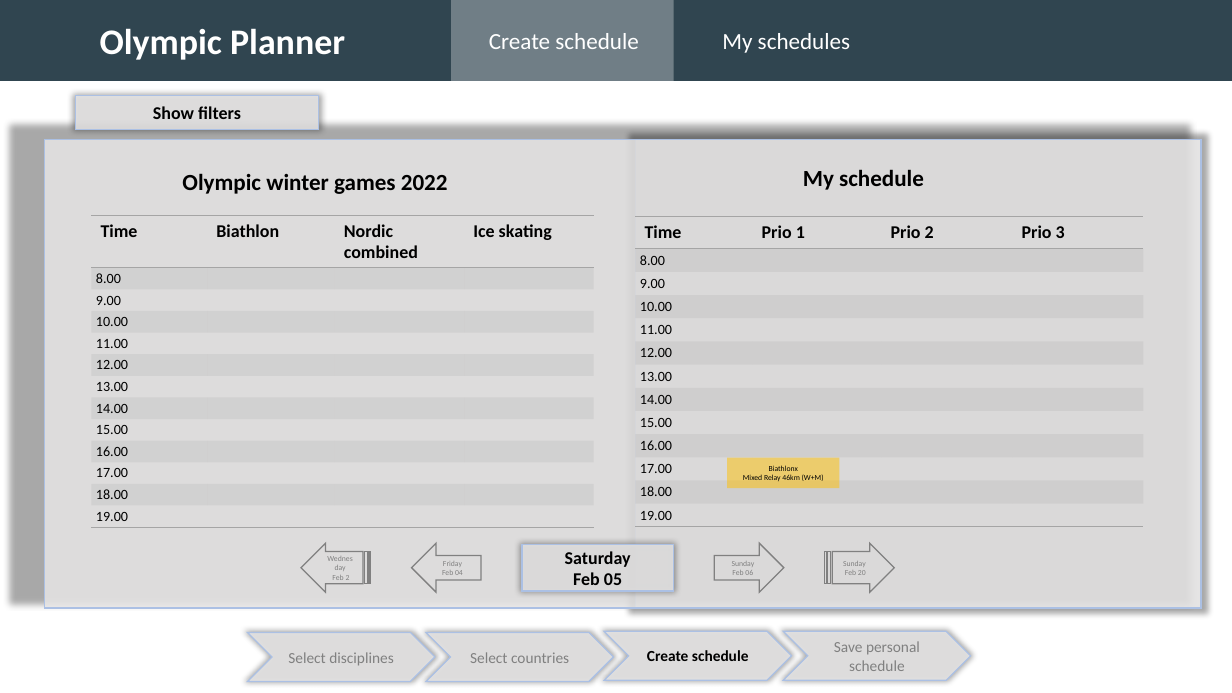
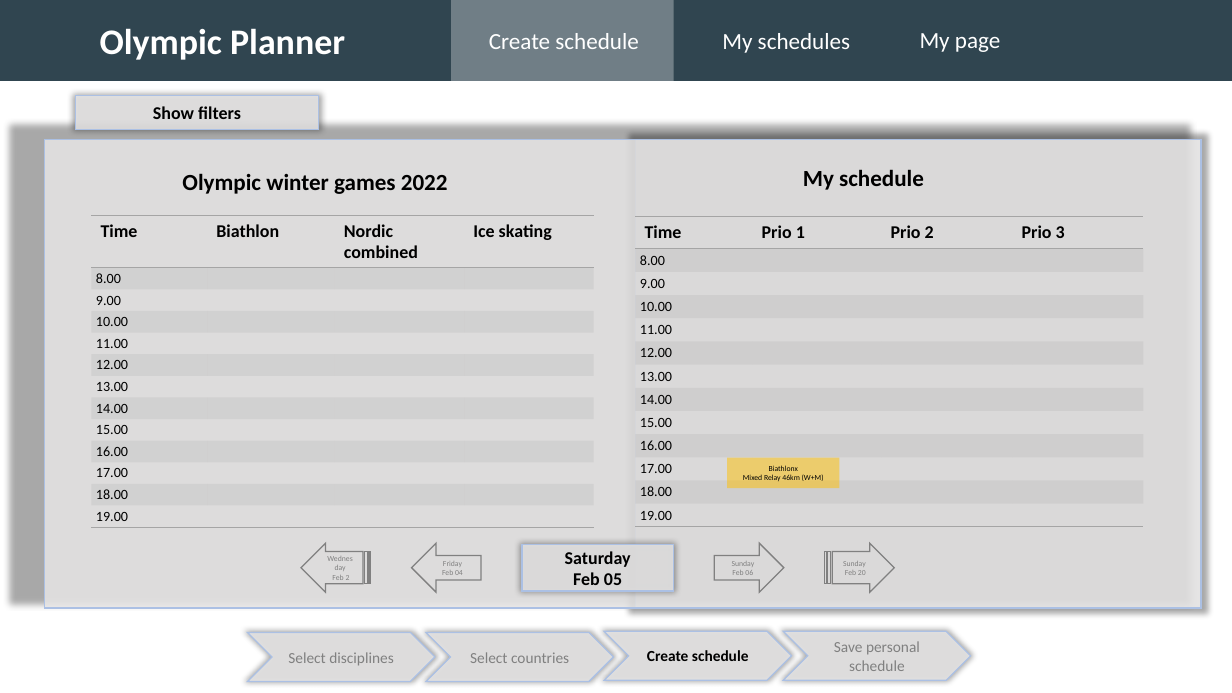
Before and after one commit to Ekajsa/OlympicPlanner, a slide deck: slide 5 of documentation/Mock-up.pptx (slide 9 before the commit). Drawn at 1232x693 pixels with LibreOffice and Linux fonts; fonts in the diff are those of the drawing; background and template pictures are left out. Boxes give left, top, right and bottom in pixels: in the first picture for what was removed or moved away, otherwise in the second. Text is boxed around its words. In the diff, an @@ line names an element or a change of style, - is before the commit and + after.

```diff
--- a/documentation/Mock-up.pptx
+++ b/documentation/Mock-up.pptx
@@ text added at box(920, 33, 1000, 52), 18 pt, text #FFFFFF @@
+My page
```
Also in this commit, not shown: 8 other slides changed, 2 slides added.
